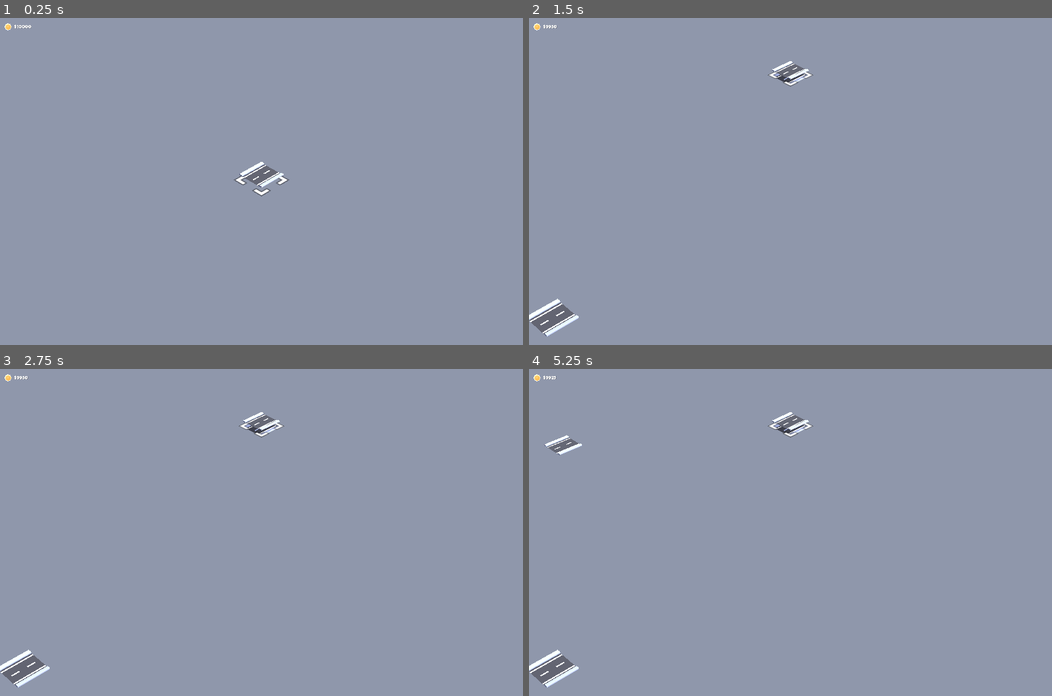
Above: before the commit, frames 1-4 (two rows, left to right).
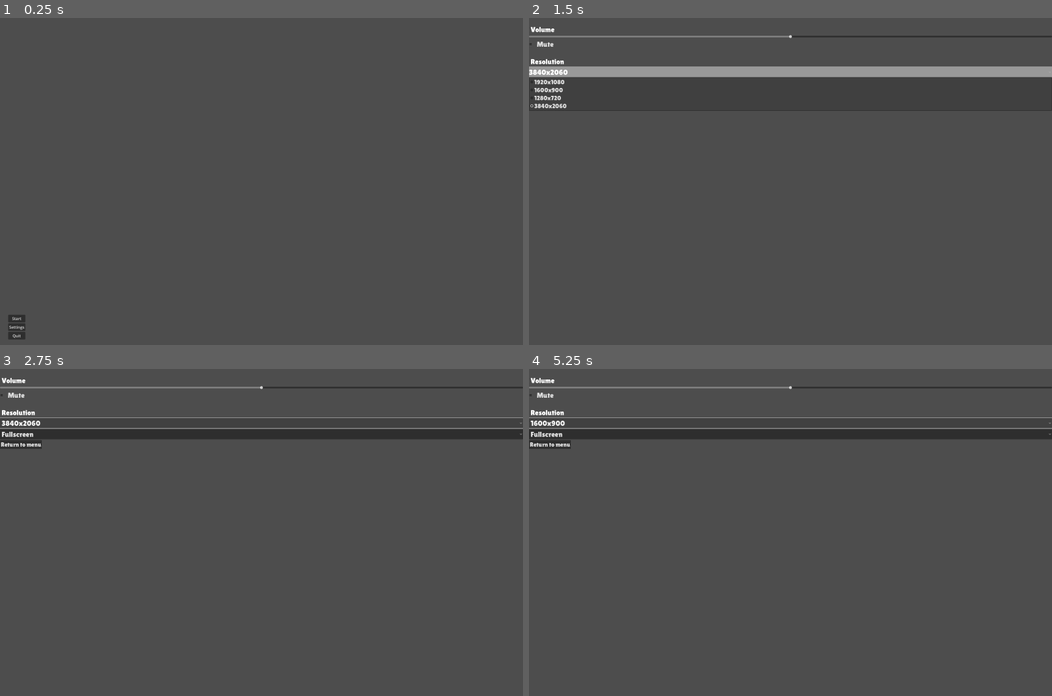
Above: after the commit, the same moments.

Repository: algosup/2024-2025-project-2-serious-game-team-3
Game: Godot game, scene res://scenes/menu.tscn
Same seed, same stepped clock (60 frames per second), same inputs: the game is played once before the commit and once after it. Before the commit the project starts from res://scenes/main.tscn.
Inputs (mouse positions are in pixels of both pictures, inside the frame that each line leads up to):
- Up to frame 1 (0.25 s): no input
- Up to frame 2 (1.5 s): click (544, 328) at 0.5 s, where only the run after the commit has a clickable "Settings"; click (790, 73) at 1.25 s, where only the run after the commit has a clickable "3840x2060"
- Up to frame 3 (2.75 s): click (261, 424) at 2 s, where only the run after the commit has a clickable "3840x2060"
- Up to frame 4 (5.25 s): click (790, 424) at 2.75 s, where only the run after the commit has a clickable "3840x2060"; click (549, 444) at 3.5 s, where only the run after the commit has a clickable "Return to menu"; click (790, 424) at 4.25 s, where only the run after the commit has a clickable "1600x900"; click (790, 424) at 5 s, where only the run after the commit has a clickable "1600x900"

The runs differ from the first frame. In frame 1, 100% of the frame differs, in the area x 0-100%, y 0-100%; in frame 2, 97%; in frame 3, 100%; in frame 4, 100%.

Commit message:
set menu as main scene

Diff:
--- a/starter-kit-city-builder/project.godot
+++ b/starter-kit-city-builder/project.godot
@@ -12,7 +12,7 @@
 
 config/name="Starter Kit City Builder"
 config/tags=PackedStringArray("starterkit")
-run/main_scene="res://scenes/main.tscn"
+run/main_scene="res://scenes/menu.tscn"
 config/features=PackedStringArray("4.3", "Forward Plus")
 boot_splash/bg_color=Color(0.92549, 0.92549, 0.960784, 1)
 boot_splash/image="res://splash-screen.png"
--- a/starter-kit-city-builder/scenes/settings.tscn
+++ b/starter-kit-city-builder/scenes/settings.tscn
@@ -74,6 +74,7 @@
 popup/item_3/id = 3
 
 [node name="DisplayLabel" type="Label" parent="VBoxContainer"]
+visible = false
 layout_mode = 2
 theme = ExtResource("2_f25tv")
 theme_override_fonts/font = ExtResource("2_c1yy2")
